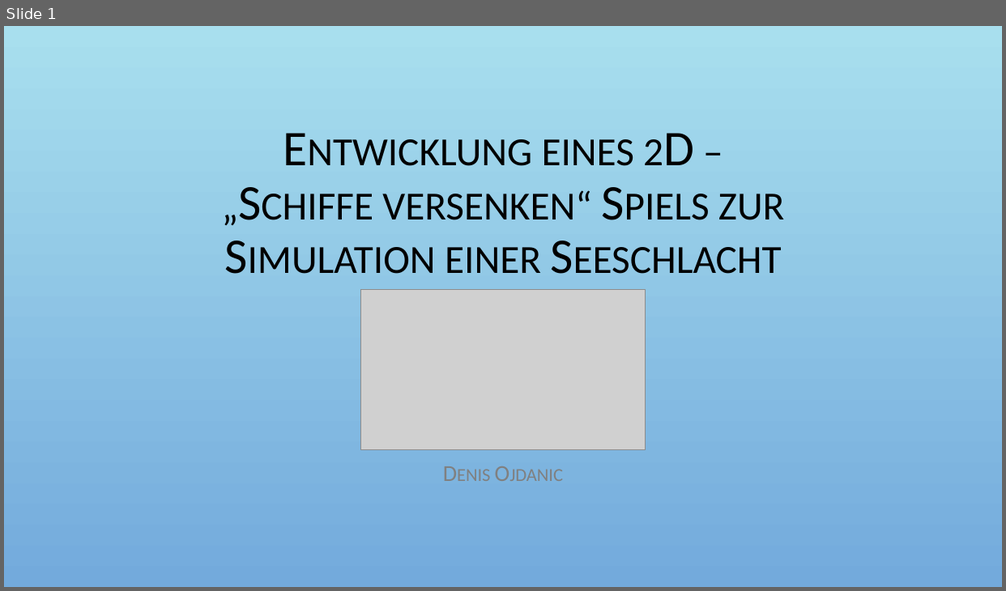
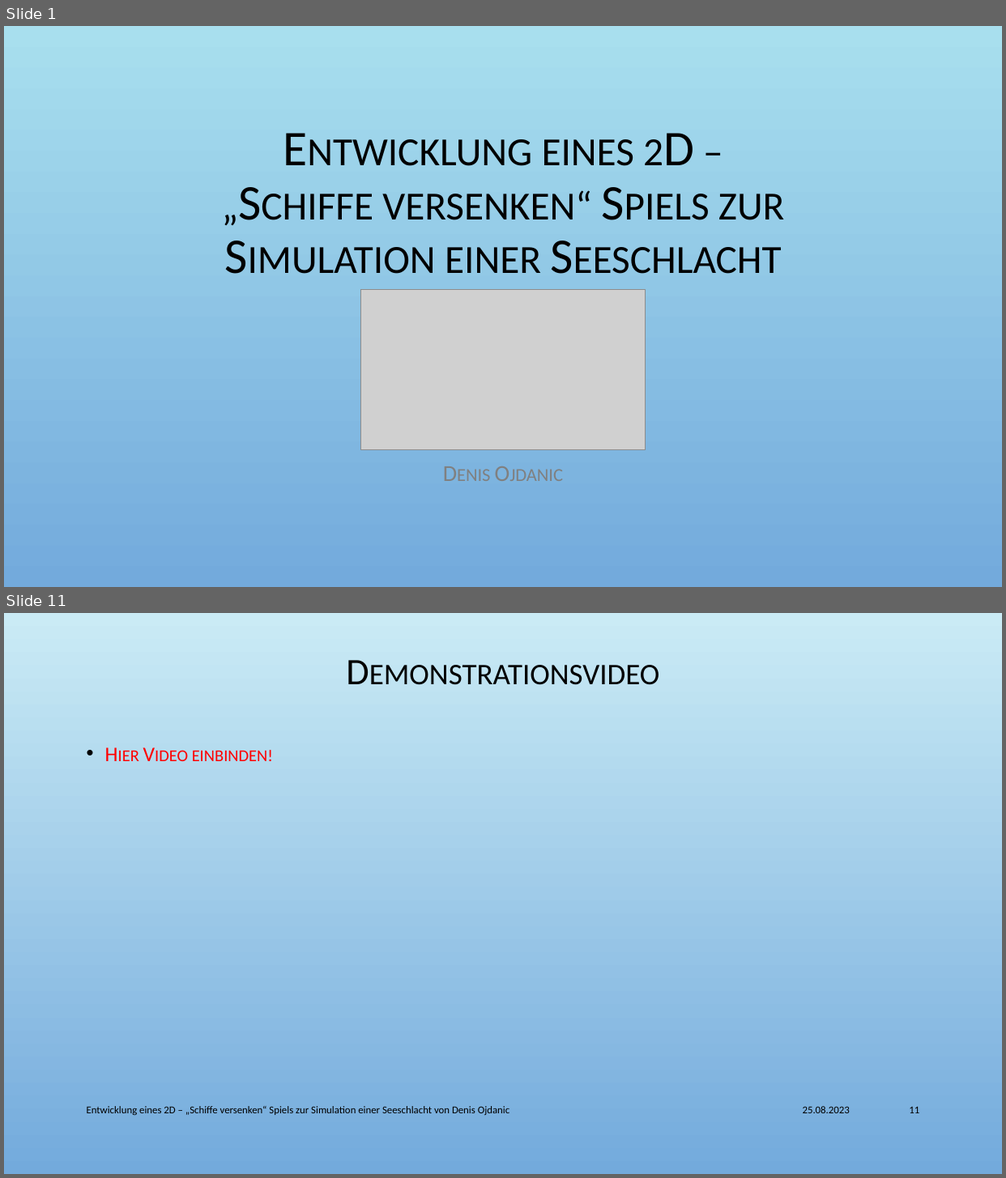
Before and after one commit to Der-Denis/Schiffe-versenken, a slide deck: Dokumente/Projektpräsentation.pptx. Shown one above the other, each under a label of ours: slide 1 before the commit, slides 1 and 11 after it; the slides between them are not shown. The pictures are 1006x591 and 1006x1178 pixels, drawn with LibreOffice and Linux fonts; fonts in the diff are those of the drawing; grey boxes stand for pictures; background and template pictures are left out. Boxes give left, top, right and bottom in pixels: in the first picture for what was removed or moved away, otherwise in the second. Text is boxed around its words. In the diff, an @@ line names an element or a change of style, - is before the commit and + after.

```diff
--- a/Dokumente/Projektpräsentation.pptx
+++ b/Dokumente/Projektpräsentation.pptx
@@ slide 11 added at (4,613,1002,1174), background picture (left out) @@
@@ title added at (79,637,927,707), 36 pt, text #000000, small capitals @@
+Demonstrationsvideo
@@ text added at (192,750,273,761), 20 pt, text #FF0000, small capitals @@
+• Hier Video einbinden!
@@ text added at (87,1106,509,1115), 10 pt, text #000000 @@
+Entwicklung eines 2D – „Schiffe versenken“ Spiels zur Simulation einer Seeschlacht von Denis Ojdanic
@@ text added at (803,1106,850,1114), 10 pt, text #000000 @@
+25.08.2023
@@ page number added at (909,1106,919,1114), 10 pt, text #000000 @@
+11
```
Also in this commit, not shown: 10 slides changed, 4 other files.
